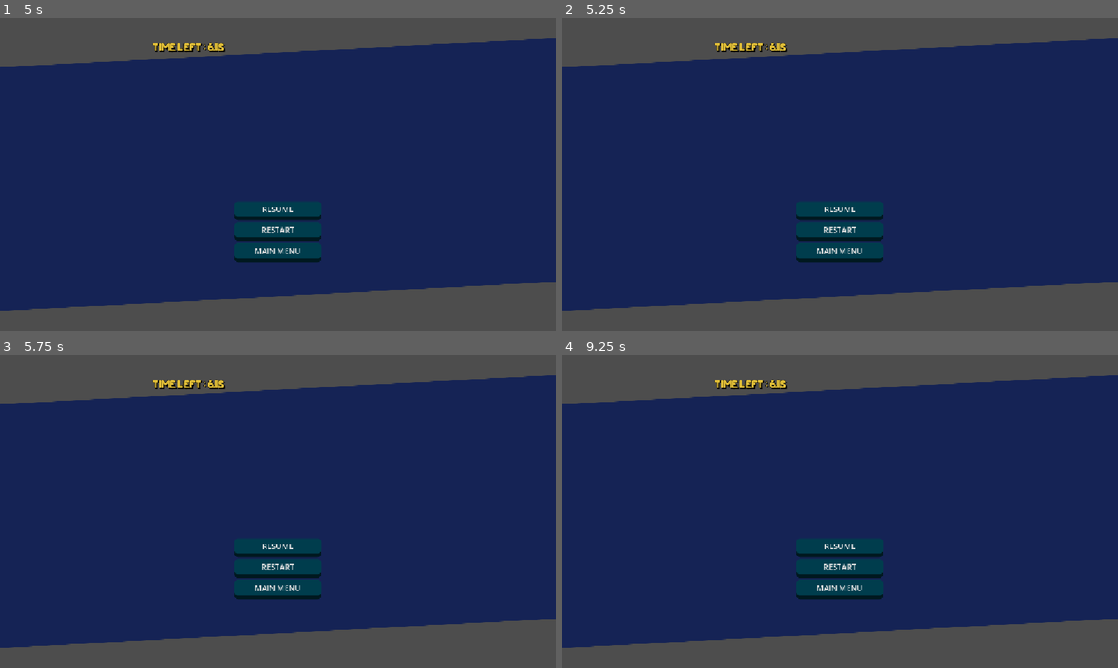
Above: before the commit, frames 1-4 (two rows, left to right).
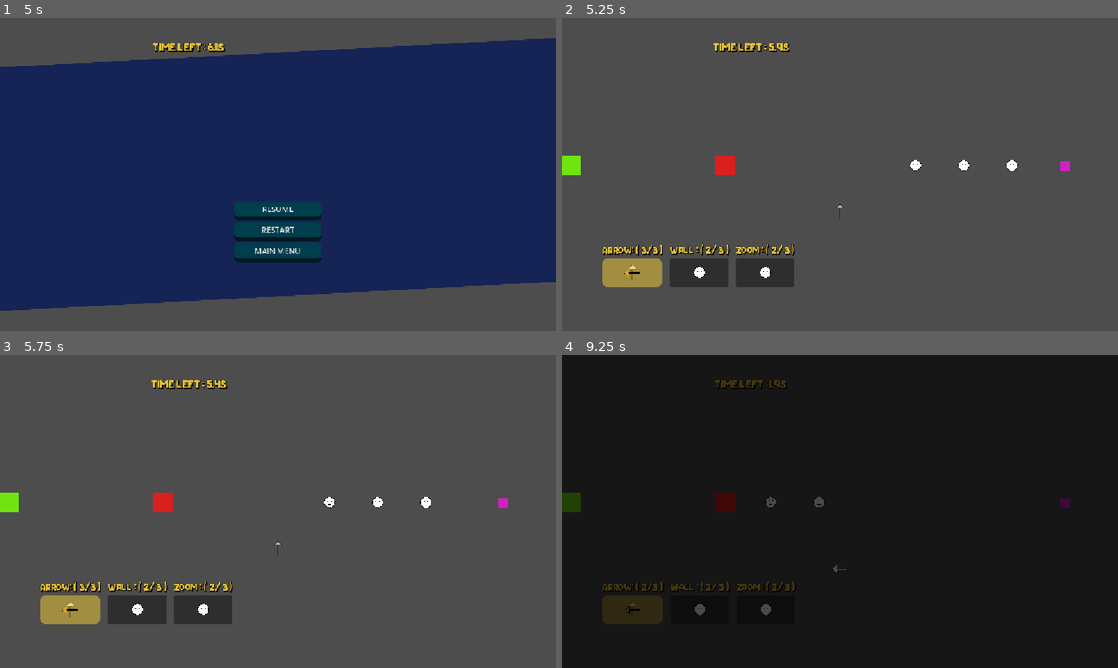
Above: after the commit, the same moments.

Repository: FAI8h/lil_guys_JAM1
Game: Godot game, scene res://scenes/game/main_menu.tscn
Same seed, same stepped clock (60 frames per second), same inputs: the game is played once before the commit and once after it.
Inputs (mouse positions are in pixels of both pictures, inside the frame that each line leads up to):
- Up to frame 1 (5 s): click "START" at 0.5 s; move the mouse to (72, 271) at 1.27 s; hold E (rotate_right) 1.28-2.03 s; click (72, 271) at 1.42 s; move the mouse to (72, 271) at 2.02 s; hold Q (rotate_left) 2.03-2.78 s; click (72, 271) at 2.17 s; hold E (rotate_right) 2.78-4.28 s; click (72, 271) at 2.92 s; click (72, 271) at 3.67 s; hold Q (rotate_left) from 4.28 s (still down); click (72, 271) at 4.42 s; tap P (pause) at 4.9 s
- Up to frame 2 (5.25 s): release Q (rotate_left) at 5 s; click "RESUME" at 5 s
- Up to frame 3 (5.75 s): no input
- Up to frame 4 (9.25 s): click (840, 567) at 5.75 s, where only the run before the commit has a clickable "RESTART"; click (840, 567) at 6.5 s, where only the run before the commit has a clickable "RESTART"; click (840, 567) at 7.25 s, where only the run before the commit has a clickable "RESTART"; move the mouse to (673, 464) at 8.02 s; hold Q (rotate_left) from 8.03 s (still down); tap Escape (ui_cancel) at 8.65 s; move the mouse to (867, 511) at 8.77 s; click (867, 511) at 8.92 s

Frame 1 is identical in both runs. In frame 2, 78% of the frame differs, in the area x 0-100%, y 6-94%; in frame 3, 78%; in frame 4, 99%, in the area x 0-100%, y 0-100%.

Commit message:
feat: Update main and pause menus with new button functionality and scene transitions

Diff:
--- a/scenes/game/main_menu.tscn
+++ b/scenes/game/main_menu.tscn
@@ -79,6 +79,7 @@
 [sub_resource type="StyleBoxEmpty" id="StyleBoxEmpty_7q3k2"]
 
 [node name="MainMenu" type="Control" unique_id=1966559734]
+process_mode = 3
 layout_mode = 3
 anchors_preset = 15
 anchor_right = 1.0
@@ -127,16 +128,19 @@
 theme_override_constants/separation = 10
 
 [node name="Start" type="Button" parent="MainButtons/VBoxContainer" unique_id=405378054]
+process_mode = 3
 layout_mode = 2
 size_flags_vertical = 3
 text = "START"
 
 [node name="Settings" type="Button" parent="MainButtons/VBoxContainer" unique_id=1676445697]
+process_mode = 3
 layout_mode = 2
 size_flags_vertical = 3
 text = "SETTINGS"
 
 [node name="Exit" type="Button" parent="MainButtons/VBoxContainer" unique_id=424101934]
+process_mode = 3
 layout_mode = 2
 size_flags_vertical = 3
 text = "EXIT"
--- a/scenes/game/pause_menu.tscn
+++ b/scenes/game/pause_menu.tscn
@@ -95,3 +95,4 @@
 
 [connection signal="pressed" from="Panel/VBoxContainer/Resume" to="." method="_on_resume_pressed"]
 [connection signal="pressed" from="Panel/VBoxContainer/Restart" to="." method="_on_restart_pressed"]
+[connection signal="pressed" from="Panel/VBoxContainer/MainMenu" to="." method="_on_main_menu_pressed"]
--- a/scripts/UI/pause_menu.gd
+++ b/scripts/UI/pause_menu.gd
@@ -10,12 +10,20 @@
 func _on_pause_changed(paused: bool) -> void:
 	visible = paused
 
-func _on_resume_button_pressed() -> void:
-	EventBus.pause_changed.emit()
 
 func _on_resume_pressed() -> void:
-	print("tree_paused")
+	if game_manager:
+		game_manager._toggle_pause()
 
 
 func _on_restart_pressed() -> void:
-	print("restart pressed")
+	visible = false
+	if game_manager:
+		game_manager._toggle_pause()
+
+		game_manager.restart_level("restart")
+
+
+func _on_main_menu_pressed() -> void:
+	game_manager._toggle_pause()
+	get_tree().change_scene_to_file("res://scenes/game/main_menu.tscn")
--- a/scripts/game/scene_manager.gd
+++ b/scripts/game/scene_manager.gd
@@ -13,9 +13,6 @@
 
 const GAME_OVER_SCENE : String = "res://scenes/game/game_over.tscn"
 const PAUSE_MENU : String = "res://scenes/game/pause_menu.tscn"
-
-func _ready() -> void:
-	EventBus.pause_changed.connect(_on_pause_change)
 
 
 const LEVELS = {
@@ -95,14 +92,3 @@
 
 func _on_game_over(_won : bool) -> void:
 	await Transition.fade_out()
-
-func _on_pause_change(pause : bool) -> void:
-	if pause:
-		await Transition.fade_out()
-		get_tree().paused = true
-		get_tree().change_scene_to_file(PAUSE_MENU)
-		Transition.fade_in()
-	else:
-		await Transition.fade_out()
-		get_tree().paused = false
-		Transition.fade_in()
